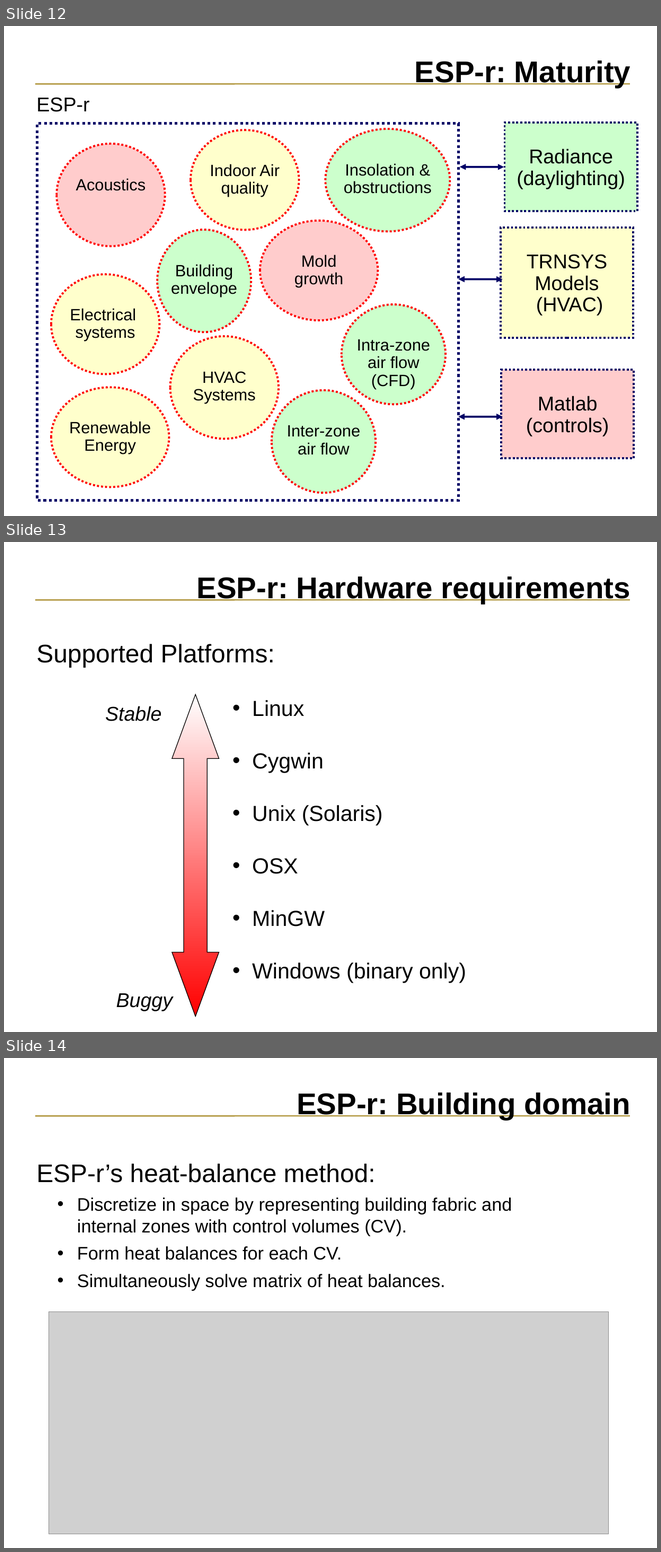
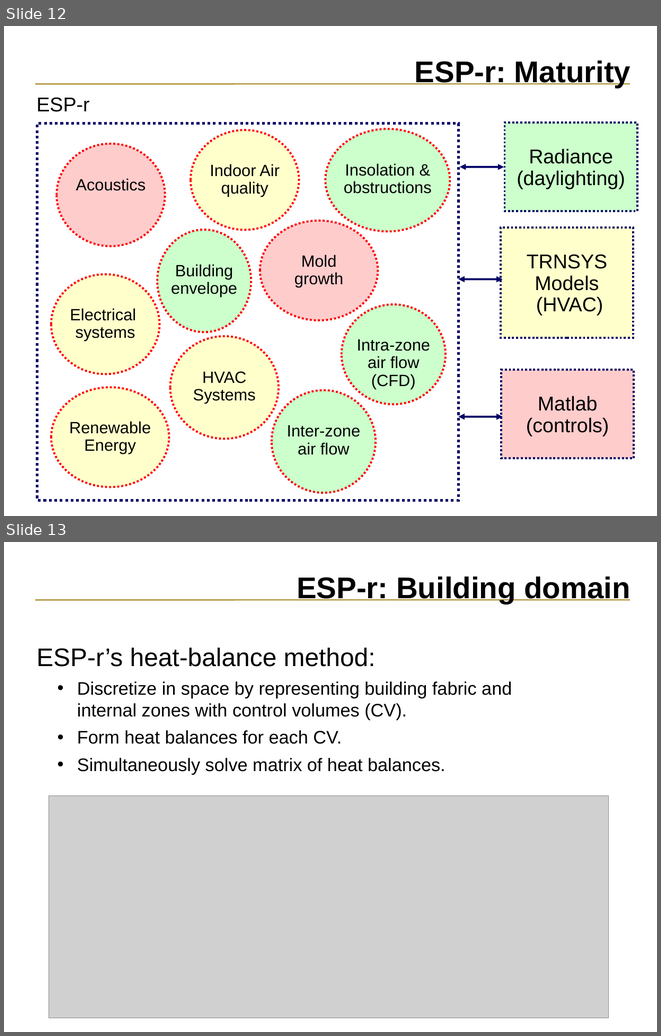
Before and after one commit to ESP-rCommunity/ESPrExtras, a slide deck: training/NRCan_course_materials/intro/introduction.ppt. Shown one above the other, each under a label of ours: slides 12, 13 and 14 before the commit, slides 12 and 13 after it. The pictures are 661x1552 and 661x1036 pixels, drawn with LibreOffice and Linux fonts; fonts in the diff are those of the drawing; grey boxes stand for pictures. Boxes give left, top, right and bottom in pixels: in the first picture for what was removed or moved away, otherwise in the second. Text is boxed around its words. In the diff, an @@ line names an element or a change of style, - is before the commit and + after.

```diff
--- a/training/NRCan_course_materials/intro/introduction.ppt
+++ b/training/NRCan_course_materials/intro/introduction.ppt
@@ slide 13 removed at <box>4,542,657,1032</box>, background #FFFFFF; not listed: 1 template element that a slide beside it also shows @@
@@ title removed at <box>197,576,630,603</box> @@
-ESP-r: Hardware requirements
@@ text removed at <box>36,644,466,982</box> @@
-Supported Platforms:
-  • Linux
-  • Cygwin
-  • Unix (Solaris)
-  • OSX
-  • MinGW
-  • Windows (binary only)
@@ up down arrow removed at <box>172,694,219,1016</box> @@
@@ text removed at <box>105,706,162,721</box> @@
-Stable
@@ text removed at <box>116,993,173,1011</box> @@
-Buggy
@@ what was slide 14 is now slide 13 @@
```
Also in this commit, not shown: 1 other file.
